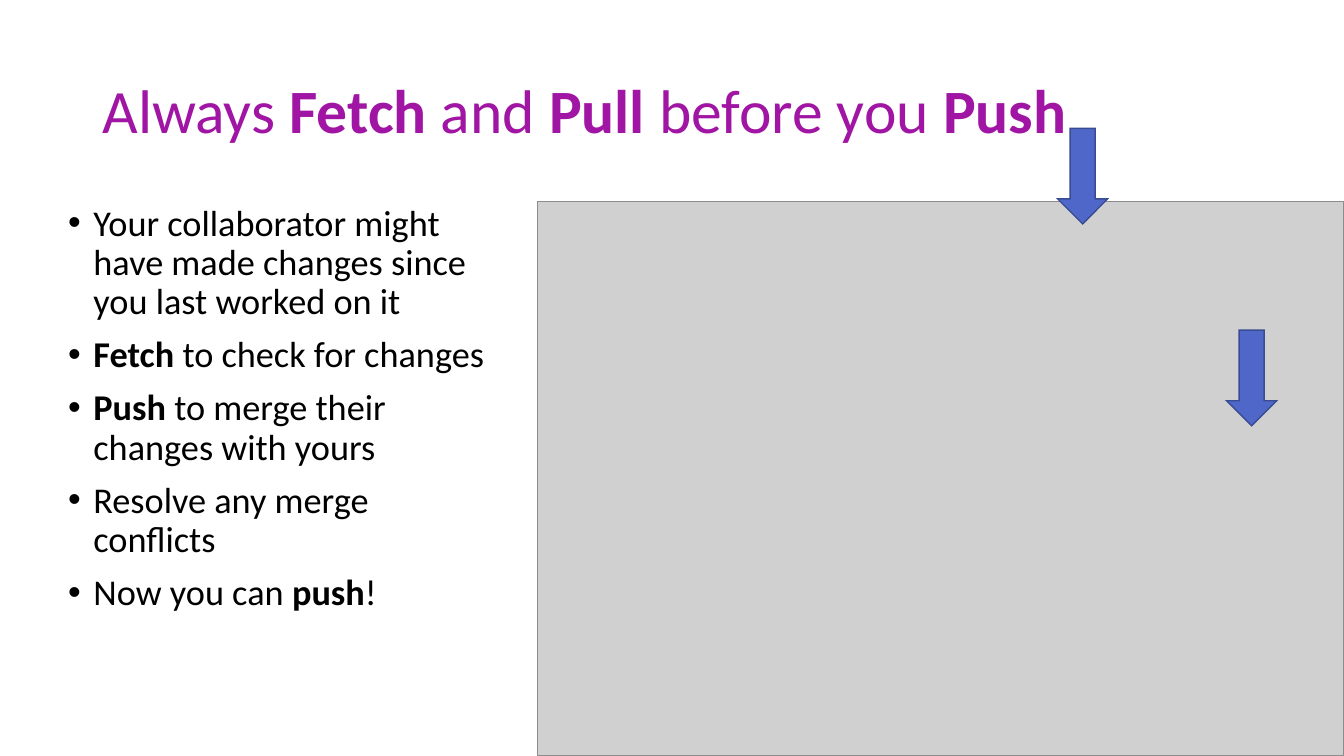
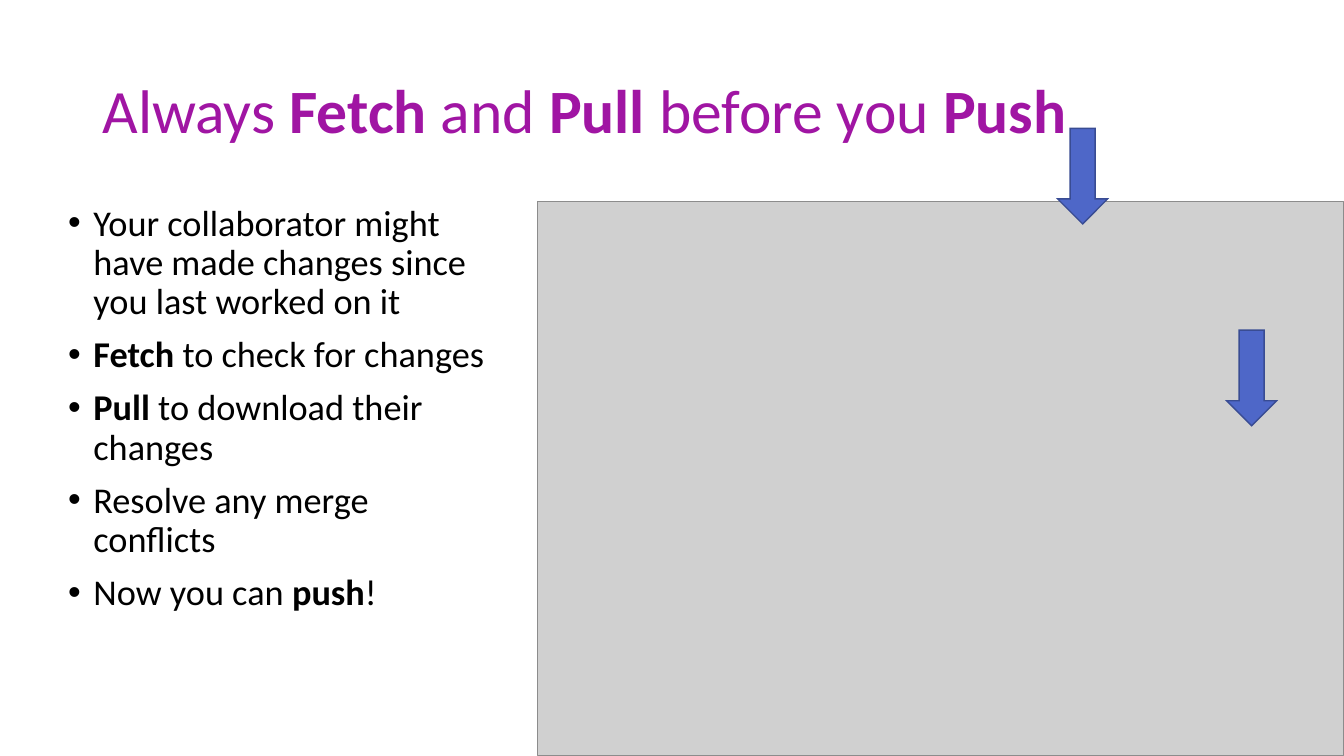
Before and after one commit to msu-econ-data-analytics/course-materials, a slide deck: slide 22 of lecture-slides/03-Productivity/Git_and_GitHub.pptx. Drawn at 1344x756 pixels with LibreOffice and Linux fonts; fonts in the diff are those of the drawing; grey boxes stand for pictures. Boxes give left, top, right and bottom in pixels: in the first picture for what was removed or moved away, otherwise in the second. Text is boxed around its words. In the diff, an @@ line names an element or a change of style, - is before the commit and + after.

```diff
--- a/lecture-slides/03-Productivity/Git_and_GitHub.pptx
+++ b/lecture-slides/03-Productivity/Git_and_GitHub.pptx
@@ text at <box>93,394,422,467</box>: text changed @@
-• Push to merge their changes with yours
+• Pull to download their changes
```
Also in this commit, not shown: 2 other slides changed, 3 other files.
